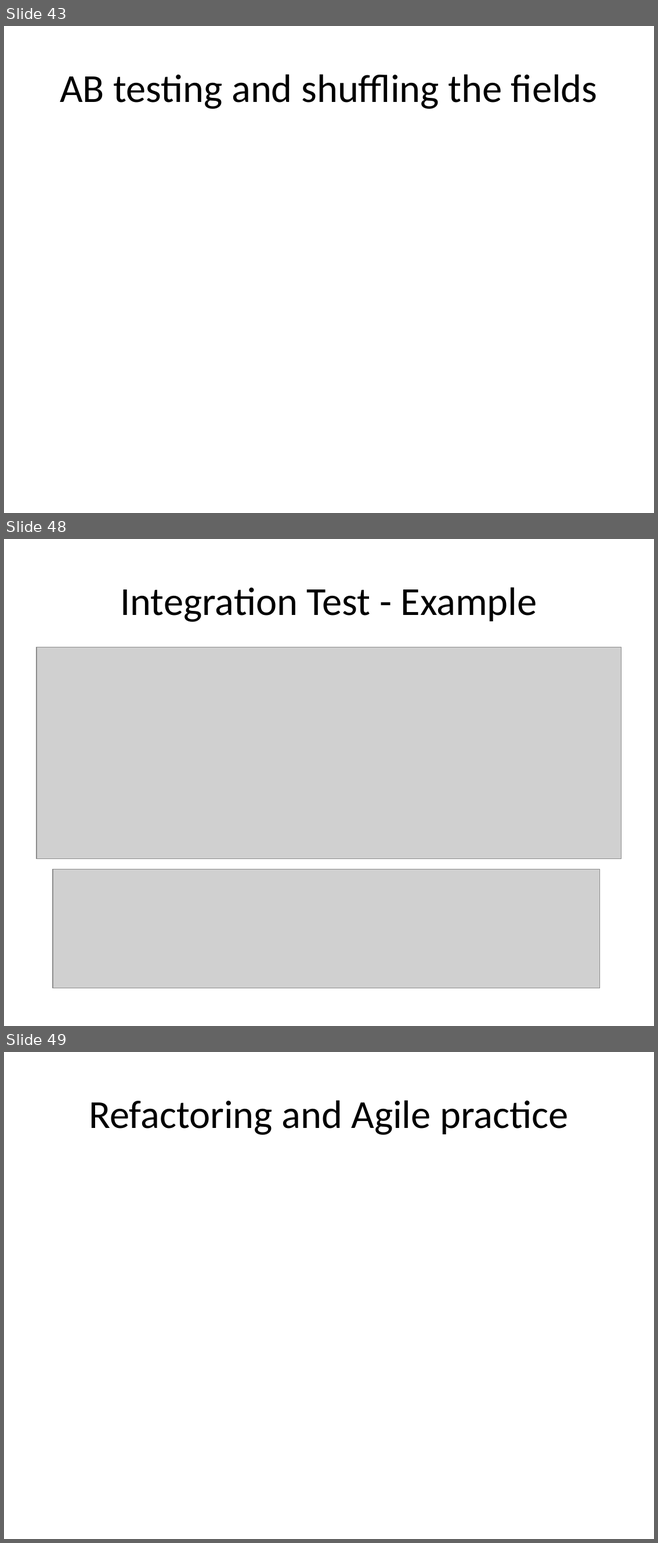
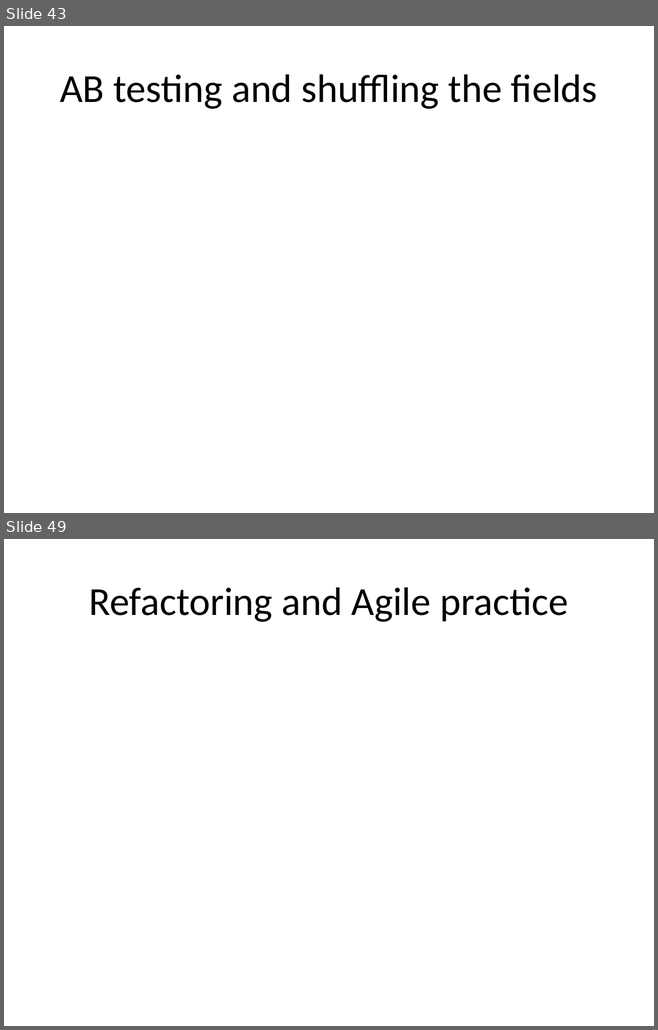
Before and after one commit to lesfurets/mdl4ui, a slide deck: mdl4ui-docs/mdl4ui_cg2013.pptx. Shown one above the other, each under a label of ours: slides 43, 48 and 49 before the commit, slides 43 and 49 after it; the slides between them are not shown. The pictures are 658x1543 and 658x1030 pixels, drawn with LibreOffice and Linux fonts; fonts in the diff are those of the drawing; grey boxes stand for pictures. Boxes give left, top, right and bottom in pixels: in the first picture for what was removed or moved away, otherwise in the second. Text is boxed around its words. In the diff, an @@ line names an element or a change of style, - is before the commit and + after.

```diff
--- a/mdl4ui-docs/mdl4ui_cg2013.pptx
+++ b/mdl4ui-docs/mdl4ui_cg2013.pptx
@@ slide 48 removed at bbox=[4, 539, 654, 1026], background #FFFFFF @@
@@ title removed at bbox=[120, 587, 537, 622] @@
-Integration Test - Example
@@ picture removed at bbox=[36, 647, 621, 859] @@
@@ picture removed at bbox=[53, 869, 600, 988] @@
```
Also in this commit, not shown: 4 slides changed, 1 slide added, 1 other file.
